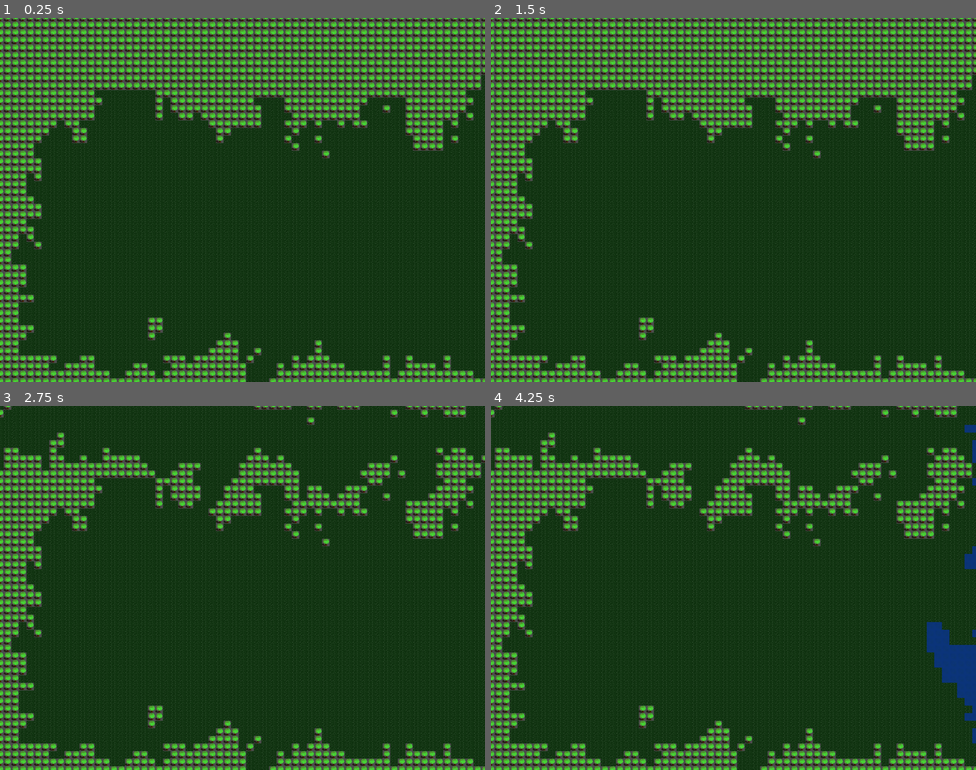
Above: before the commit, frames 1-4 (two rows, left to right).
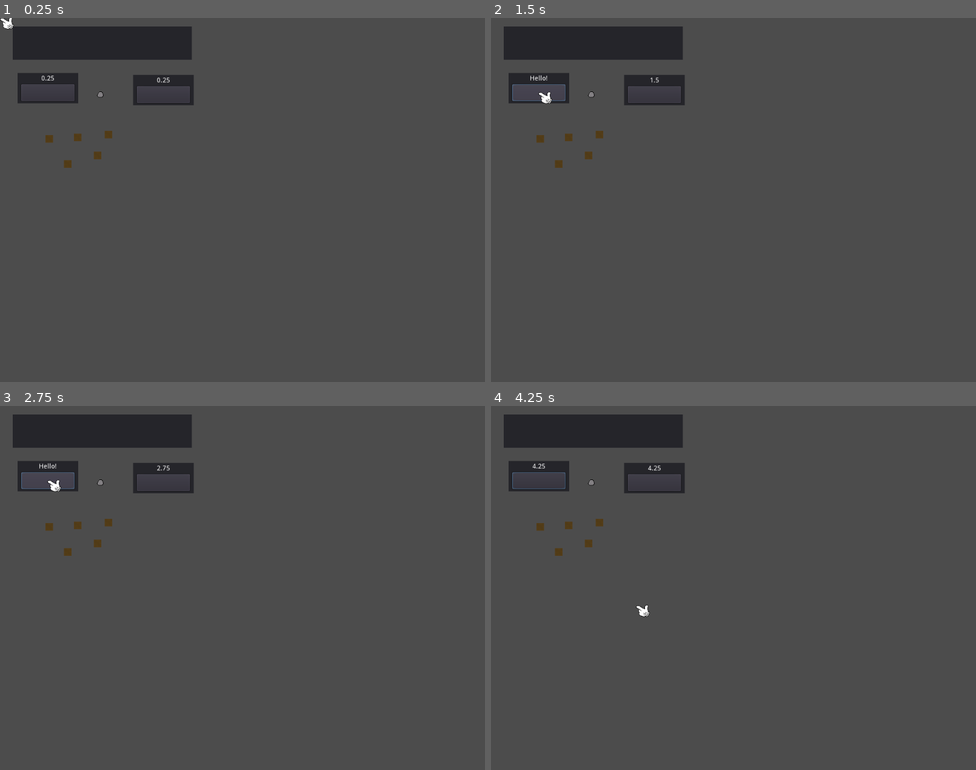
Above: after the commit, the same moments.

Repository: JamCamAbreu/AemonsNook
Game: Godot game, scene res://temp/testScreen.tscn
Same seed, same stepped clock (60 frames per second), same inputs: the game is played once before the commit and once after it. Before the commit the project starts from res://World/n2_world.tscn.
Inputs (mouse positions are in pixels of both pictures, inside the frame that each line leads up to):
- Up to frame 1 (0.25 s): no input
- Up to frame 2 (1.5 s): click (539, 94) at 0.5 s, where only the run after the commit has a clickable "Press Me"; click (539, 94) at 1.25 s, where only the run after the commit has a clickable "Press Me"
- Up to frame 3 (2.75 s): click (48, 482) at 2 s, where only the run after the commit has a clickable "Press Me"
- Up to frame 4 (4.25 s): move the mouse to (840, 569) at 2.77 s; click (840, 569) at 2.92 s; move the mouse to (636, 606) at 3.52 s; click (636, 606) at 3.67 s

The runs differ from the first frame. In frame 1, 86% of the frame differs, in the area x 0-100%, y 0-100%; in frame 2, 86%; in frame 3, 91%; in frame 4, 91%.

Commit message:
Clickables Part 1
+ clickable class to make it more like a clicker game
+ clickable objects now grow in size when mouse hovers over, shrink back
when mouse leaves
+ new stone sprite

Diff:
--- /dev/null
+++ b/AemonsNook/Clickable/click-resources/sc_clickable.tscn
@@ -0,0 +1,36 @@
+[gd_scene load_steps=7 format=2]
+
+[ext_resource path="res://Clickable/scripts/clickableArea.gd" type="Script" id=1]
+[ext_resource path="res://Clickable/textures/te_tree.tres" type="Texture" id=2]
+[ext_resource path="res://Clickable/textures/te_stone.tres" type="Texture" id=3]
+[ext_resource path="res://Clickable/scripts/clickableSprite.gd" type="Script" id=4]
+
+[sub_resource type="SpriteFrames" id=1]
+animations = [ {
+"frames": [ ExtResource( 2 ) ],
+"loop": true,
+"name": "tree",
+"speed": 5.0
+}, {
+"frames": [ ExtResource( 3 ) ],
+"loop": true,
+"name": "stone",
+"speed": 5.0
+} ]
+
+[sub_resource type="CapsuleShape2D" id=2]
+radius = 6.32526
+height = 3.66262
+
+[node name="resource_tree" type="Area2D"]
+script = ExtResource( 1 )
+
+[node name="sprite" type="AnimatedSprite" parent="."]
+frames = SubResource( 1 )
+animation = "stone"
+script = ExtResource( 4 )
+
+[node name="boundary" type="CollisionShape2D" parent="."]
+shape = SubResource( 2 )
+[connection signal="mouse_entered" from="." to="sprite" method="_on_Node2D_mouse_entered"]
+[connection signal="mouse_exited" from="." to="sprite" method="_on_Node2D_mouse_exited"]
--- /dev/null
+++ b/AemonsNook/Clickable/scripts/clickableArea.gd
@@ -0,0 +1,8 @@
+extends Area2D
+
+
+
+func _input_event(viewport, event, shape_idx):
+	if event is InputEventMouseButton:
+		if event.button_index == BUTTON_LEFT and event.pressed:
+			print("Clicked")
--- /dev/null
+++ b/AemonsNook/Clickable/scripts/clickableSprite.gd
@@ -0,0 +1,12 @@
+extends AnimatedSprite
+
+
+
+
+func _on_Node2D_mouse_entered():
+	scale = Vector2(1.5, 1.5)
+
+
+
+func _on_Node2D_mouse_exited():
+	scale = Vector2(1.0, 1.0)
--- /dev/null
+++ b/AemonsNook/Clickable/textures/te_stone.tres
@@ -0,0 +1,6 @@
+[gd_resource type="AnimatedTexture" load_steps=2 format=2]
+
+[ext_resource path="res://Resources/Textures/spr_stone.png" type="Texture" id=1]
+
+[resource]
+frame_0/texture = ExtResource( 1 )
--- /dev/null
+++ b/AemonsNook/Clickable/textures/te_tree.tres
@@ -0,0 +1,6 @@
+[gd_resource type="AnimatedTexture" load_steps=2 format=2]
+
+[ext_resource path="res://Resources/Textures/spr_tree.png" type="Texture" id=1]
+
+[resource]
+frame_0/texture = ExtResource( 1 )
--- a/AemonsNook/World/n2_tile.tscn
+++ b/AemonsNook/World/sc_tile.tscn
@@ -2,9 +2,9 @@
 
 [ext_resource path="res://World/scripts/n2_tile.gd" type="Script" id=1]
 [ext_resource path="res://World/textures/te_grassTile.tres" type="Texture" id=2]
-[ext_resource path="res://World/textures/te_waterTile.tres" type="Texture" id=3]
-[ext_resource path="res://World/textures/te_treeTile.tres" type="Texture" id=4]
-[ext_resource path="res://World/textures/te_dirtTile.tres" type="Texture" id=5]
+[ext_resource path="res://World/textures/te_dirtTile.tres" type="Texture" id=3]
+[ext_resource path="res://World/textures/te_waterTile.tres" type="Texture" id=4]
+[ext_resource path="res://World/textures/te_treeTile.tres" type="Texture" id=5]
 
 [sub_resource type="SpriteFrames" id=1]
 animations = [ {
@@ -15,17 +15,17 @@
 }, {
 "frames": [ ExtResource( 3 ) ],
 "loop": true,
-"name": "water",
+"name": "dirt",
 "speed": 5.0
 }, {
 "frames": [ ExtResource( 4 ) ],
 "loop": true,
-"name": "tree",
+"name": "water",
 "speed": 5.0
 }, {
 "frames": [ ExtResource( 5 ) ],
 "loop": true,
-"name": "dirt",
+"name": "tree",
 "speed": 5.0
 } ]
 
--- a/AemonsNook/World/n2_world.tscn
+++ b/AemonsNook/World/sc_world.tscn
@@ -1,6 +1,6 @@
 [gd_scene load_steps=2 format=2]
 
-[ext_resource path="res://World/n2_tiles.gd" type="Script" id=1]
+[ext_resource path="res://World/scripts/n2_tiles.gd" type="Script" id=1]
 
 [node name="n2_world" type="Node2D"]
 
--- a/AemonsNook/World/n2_tiles.gd
+++ b/AemonsNook/World/scripts/n2_tiles.gd
@@ -43,7 +43,7 @@
 	yield(tt, "timeout")
 
 func _generateTiles(type):
-	var t = load("res://World/n2_tile.tscn")
+	var t = load("res://World/sc_tile.tscn")
 	var rows = TALL
 	var cols = WIDE
 	for r in range(rows):
--- a/AemonsNook/project.godot
+++ b/AemonsNook/project.godot
@@ -16,12 +16,27 @@
 [application]
 
 config/name="AemonsNook"
-run/main_scene="res://World/n2_world.tscn"
+run/main_scene="res://temp/testScreen.tscn"
 config/icon="res://Config/icon.png"
 
 [display]
 
 window/size/height=768
+
+[input]
+
+ui_select={
+"deadzone": 0.5,
+"events": [ Object(InputEventKey,"resource_local_to_scene":false,"resource_name":"","device":0,"alt":false,"shift":false,"control":false,"meta":false,"command":false,"pressed":false,"scancode":32,"unicode":0,"echo":false,"script":null)
+, Object(InputEventJoypadButton,"resource_local_to_scene":false,"resource_name":"","device":0,"button_index":3,"pressure":0.0,"pressed":false,"script":null)
+, Object(InputEventMouseButton,"resource_local_to_scene":false,"resource_name":"","device":-1,"alt":false,"shift":false,"control":false,"meta":false,"command":false,"button_mask":0,"position":Vector2( 0, 0 ),"global_position":Vector2( 0, 0 ),"factor":1.0,"button_index":1,"pressed":false,"doubleclick":false,"script":null)
+ ]
+}
+ui_menu={
+"deadzone": 0.5,
+"events": [ Object(InputEventMouseButton,"resource_local_to_scene":false,"resource_name":"","device":-1,"alt":false,"shift":false,"control":false,"meta":false,"command":false,"button_mask":0,"position":Vector2( 0, 0 ),"global_position":Vector2( 0, 0 ),"factor":1.0,"button_index":2,"pressed":false,"doubleclick":false,"script":null)
+ ]
+}
 
 [rendering]
 
--- a/AemonsNook/temp/testScreen.tscn
+++ b/AemonsNook/temp/testScreen.tscn
@@ -1,11 +1,12 @@
-[gd_scene load_steps=7 format=2]
+[gd_scene load_steps=8 format=2]
 
 [ext_resource path="res://Temp/helloButton.tscn" type="PackedScene" id=1]
 [ext_resource path="res://Temp/SimpleTitle.tscn" type="PackedScene" id=2]
 [ext_resource path="res://Temp/SimpleText.tscn" type="PackedScene" id=3]
 [ext_resource path="res://Temp/SimpleText.gd" type="Script" id=4]
-[ext_resource path="res://UI/s_mouse.tscn" type="PackedScene" id=5]
-[ext_resource path="res://World/n2_tile.tscn" type="PackedScene" id=6]
+[ext_resource path="res://UI/sc_mouse.tscn" type="PackedScene" id=5]
+[ext_resource path="res://World/sc_tile.tscn" type="PackedScene" id=6]
+[ext_resource path="res://Clickable/click-resources/sc_clickable.tscn" type="PackedScene" id=7]
 
 [node name="Node2D" type="Node2D"]
 
@@ -44,7 +45,7 @@
 autostart = true
 
 [node name="n2_mouse" parent="." instance=ExtResource( 5 )]
-position = Vector2( -202.894, 354.896 )
+position = Vector2( 88.9816, 66.5757 )
 
 [node name="n2_tile" parent="." instance=ExtResource( 6 )]
 position = Vector2( 104.461, 254.575 )
@@ -60,4 +61,7 @@
 
 [node name="n2_tile5" parent="." instance=ExtResource( 6 )]
 position = Vector2( 228.611, 245.518 )
+
+[node name="Node2D" parent="." instance=ExtResource( 7 )]
+position = Vector2( 212.088, 160.646 )
 [connection signal="timeout" from="Panel3/Time/Timer" to="Panel3/Time" method="_on_Timer_timeout"]
Binary file added: AemonsNook/Resources/Textures/spr_stone.png
Not shown, added: AemonsNook/Resources/Textures/spr_stone.png.import
Renamed: AemonsNook/UI/s_mouse.tscn -> AemonsNook/UI/sc_mouse.tscn
Not shown, added: Art/proto/spr_stone.png
